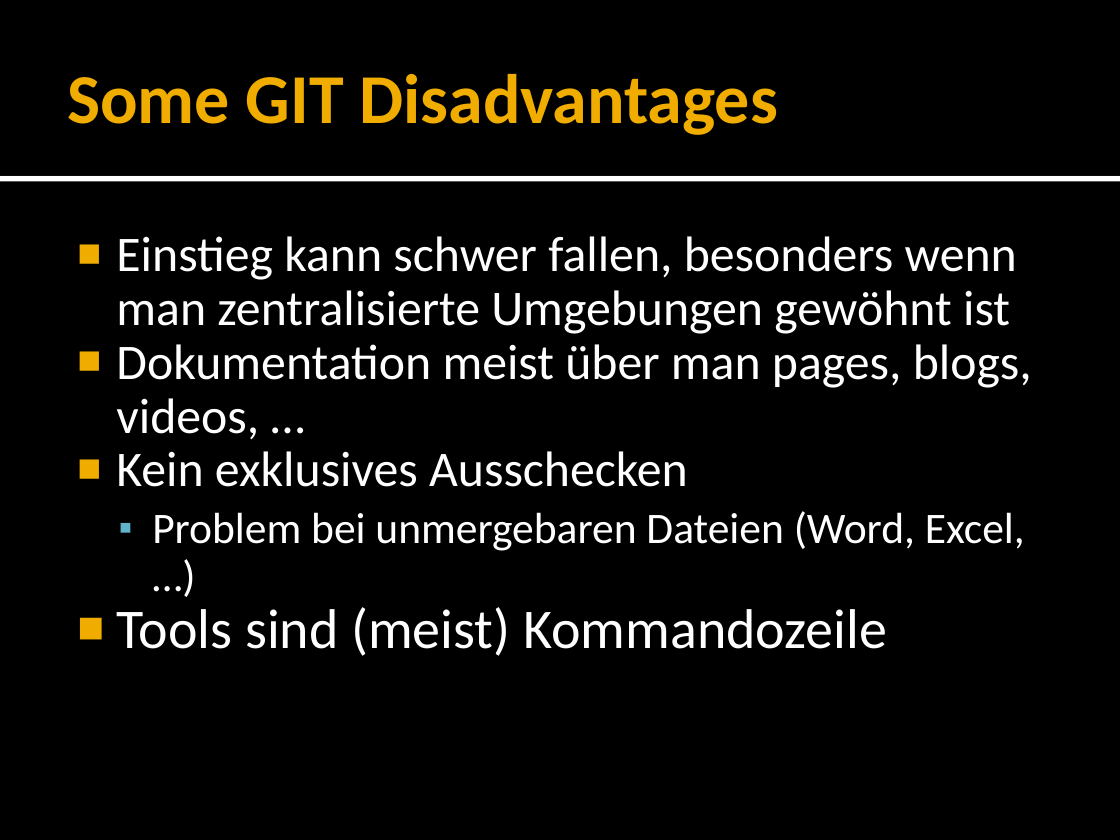
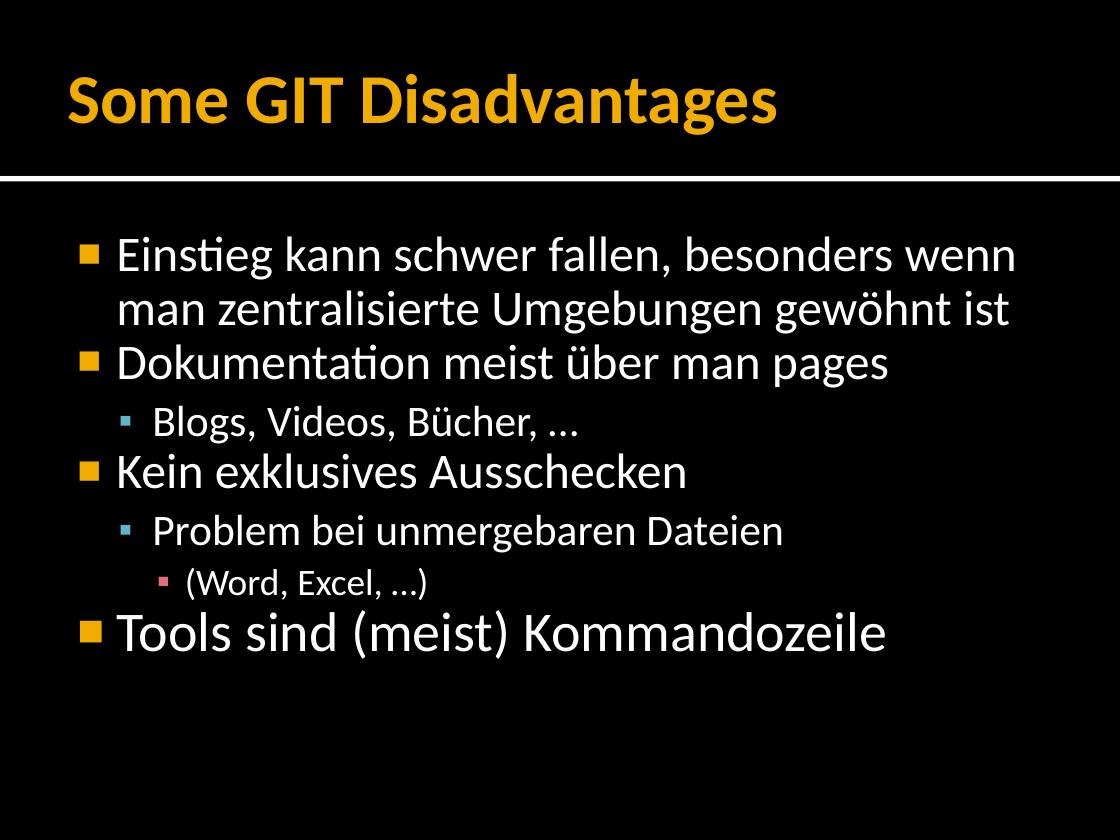
Before and after one commit to forki/GitTalk, a slide deck: slide 13 of GitTalk.pptx (slide 12 before the commit). Drawn at 1120x840 pixels with LibreOffice and Linux fonts; fonts in the diff are those of the drawing. Boxes give left, top, right and bottom in pixels: in the first picture for what was removed or moved away, otherwise in the second. Text is boxed around its words. In the diff, an @@ line names an element or a change of style, - is before the commit and + after.

```diff
--- a/GitTalk.pptx
+++ b/GitTalk.pptx
@@ text at (116, 344, 889, 444): text changed @@
-■ Dokumentation meist über man pages, blogs, videos, …
+■ Dokumentation meist über man pages
+  ▪ Blogs, Videos, Bücher, …
@@ text at (152, 514, 783, 600): text changed @@
-  ▪ Problem bei unmergebaren Dateien (Word, Excel, …)
+  ▪ Problem bei unmergebaren Dateien
+    ▪ (Word, Excel, …)
```
Also in this commit, not shown: 12 other slides changed, 4 slides added, 5 slides removed.
